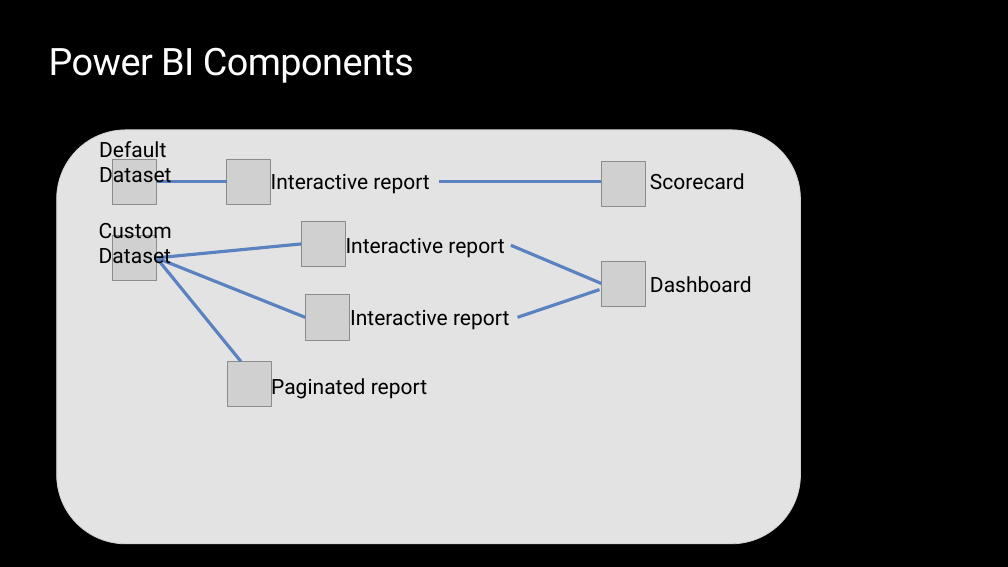
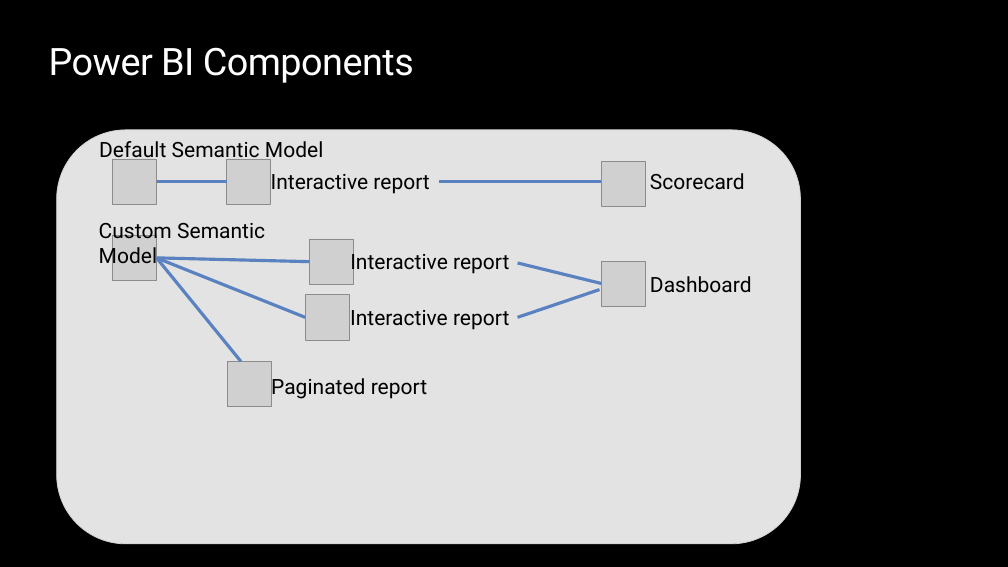
Before and after one commit to opsgility/fabric, a slide deck: slide 3 of slides/Dantoni-Opsgility-MSFabric-Module11.pptx. Drawn at 1008x567 pixels with LibreOffice and Linux fonts; fonts in the diff are those of the drawing; grey boxes stand for pictures; background and template pictures are left out. Boxes give left, top, right and bottom in pixels: in the first picture for what was removed or moved away, otherwise in the second. Text is boxed around its words. In the diff, an @@ line names an element or a change of style, - is before the commit and + after.

```diff
--- a/slides/Dantoni-Opsgility-MSFabric-Module11.pptx
+++ b/slides/Dantoni-Opsgility-MSFabric-Module11.pptx
@@ text at (x1=99, y1=141, x2=323, y2=164): text changed @@
-Default Dataset
+Default Semantic Model
@@ text at (x1=99, y1=223, x2=265, y2=269): text changed @@
-Custom Dataset
+Custom Semantic Model
@@ picture moved from (x1=302, y1=222, x2=346, y2=267) to (x1=309, y1=239, x2=353, y2=284) @@
@@ line moved from (302, 244) - (157, 258) to (309, 262) - (157, 258) @@
@@ text "Interactive report" rewrapped from (x1=346, y1=238, x2=504, y2=258) to (x1=350, y1=249, x2=509, y2=275) @@
@@ line moved from (602, 284) - (511, 245) to (602, 284) - (518, 263) @@
```
Also in this commit, not shown: 14 other slides changed, 8 other files.
